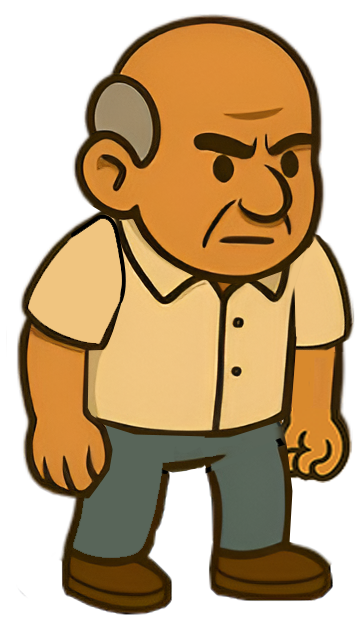
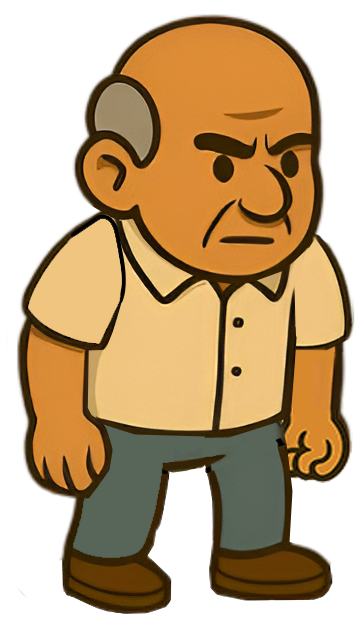
Layers edited between the first and the second 362×636 image:
painted on "Layer 4" over [61, 474, 173, 615]
painted on "Layer 5" over [204, 472, 333, 602]
